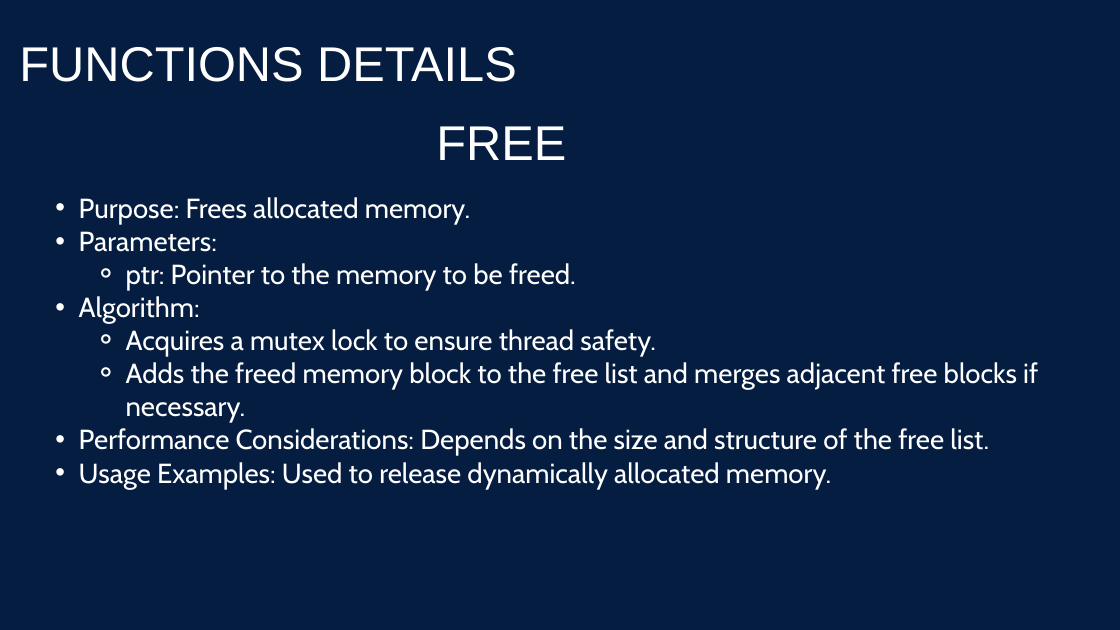
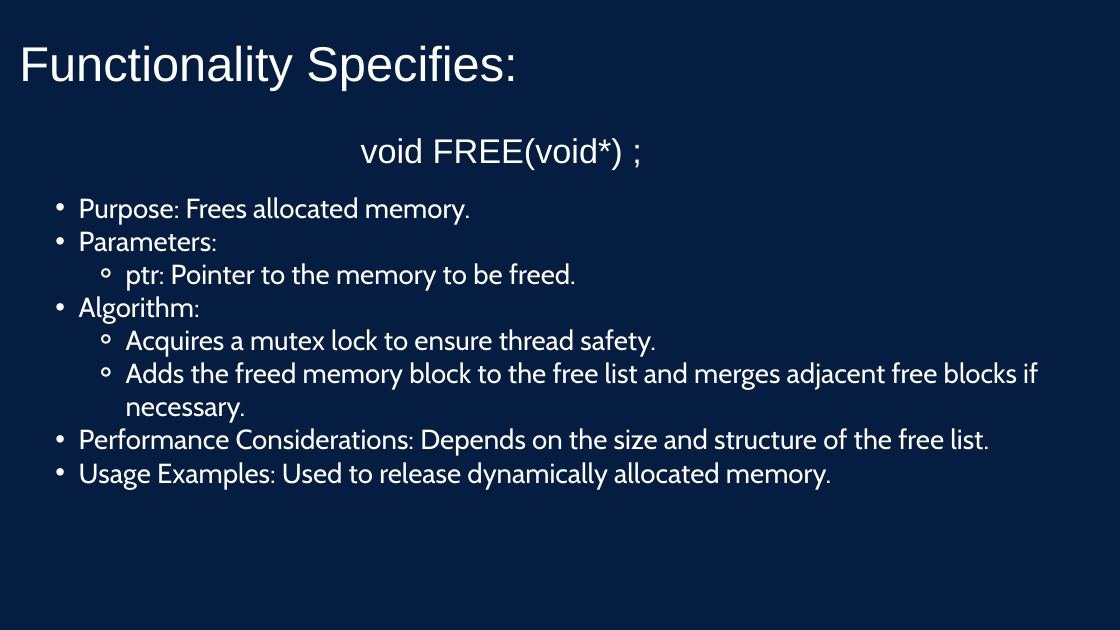
Before and after one commit to m7meda7medd/STM_SystemProgramming_Linux_Tasks, a slide deck: slide 21 of HeapMemoryManager/Presentation/HMM_Presentation.pptx. Drawn at 1120x630 pixels with LibreOffice and Linux fonts; fonts in the diff are those of the drawing. Boxes give left, top, right and bottom in pixels: in the first picture for what was removed or moved away, otherwise in the second. Text is boxed around its words. In the diff, an @@ line names an element or a change of style, - is before the commit and + after.

```diff
--- a/HeapMemoryManager/Presentation/HMM_Presentation.pptx
+++ b/HeapMemoryManager/Presentation/HMM_Presentation.pptx
@@ text at (19, 45, 517, 91): text changed @@
-FUNCTIONS DETAILS
+Functionality Specifies:
@@ text at (361, 138, 623, 169): text changed; size 62.7 to 44 pt @@
-FREE
+void FREE(void*) ;
```
Also in this commit, not shown: 23 other slides changed, 14 slides added, 14 slides removed.
